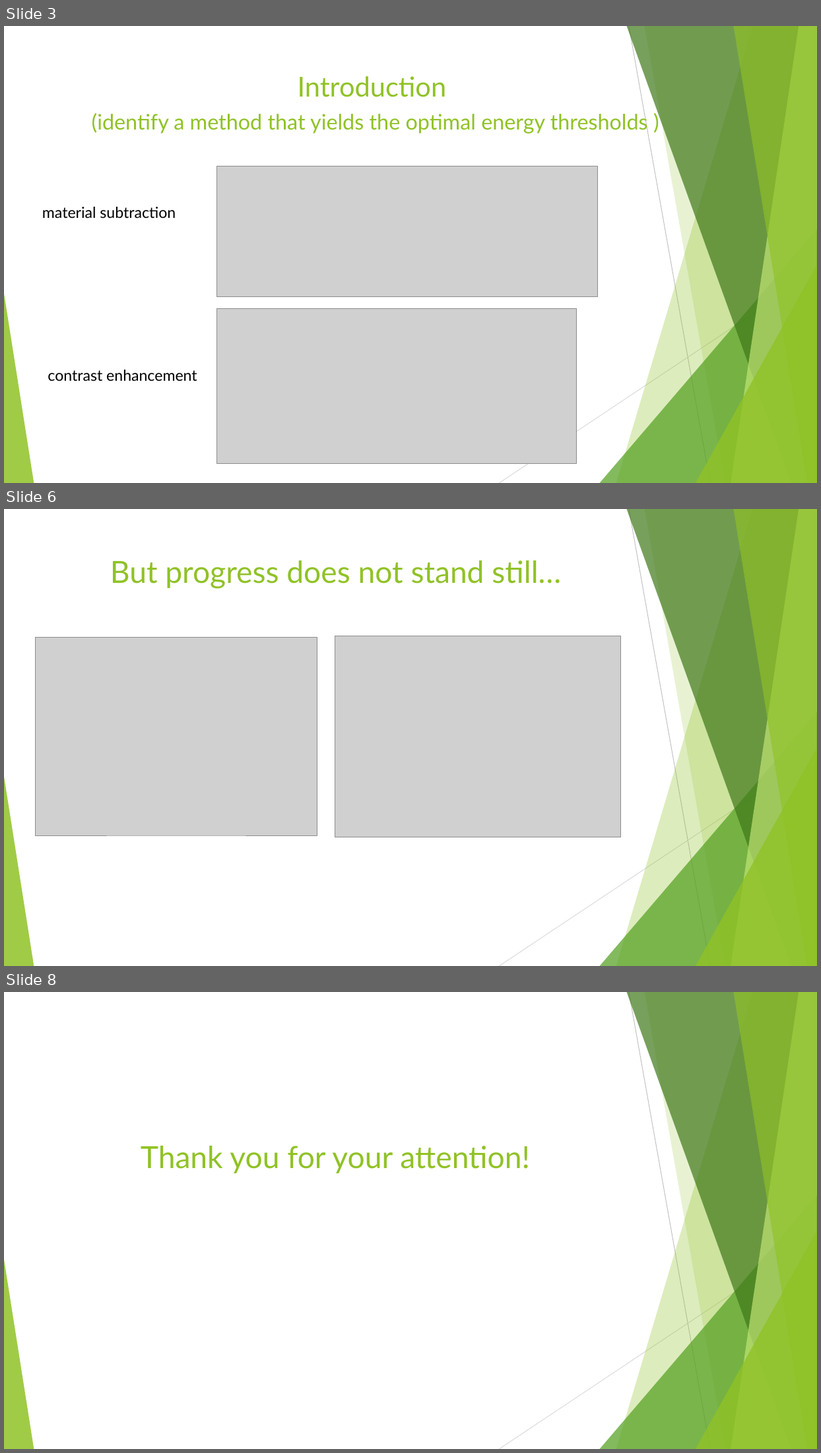
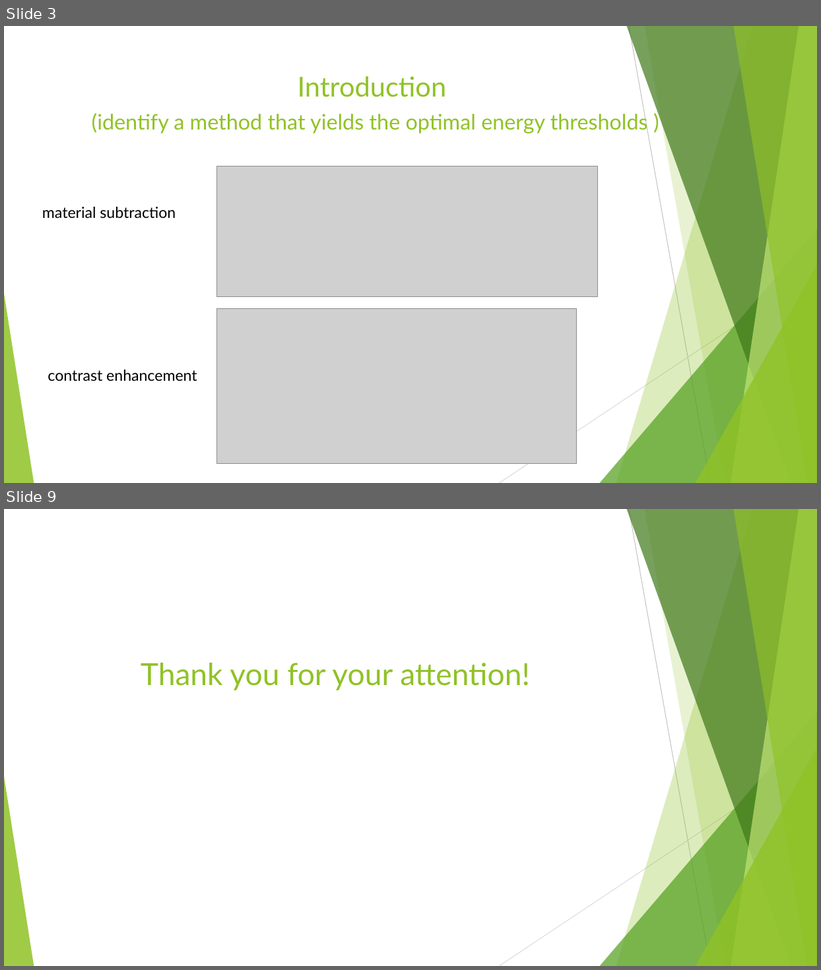
Before and after one commit to Vlad-ole/Presentations, a slide deck: Referencing/Referencing.pptx. Shown one above the other, each under a label of ours: slides 3, 6 and 8 before the commit, slides 3 and 9 after it; the slides between them are not shown. The pictures are 821x1453 and 821x970 pixels, drawn with LibreOffice and Linux fonts; fonts in the diff are those of the drawing; grey boxes stand for pictures. Boxes give left, top, right and bottom in pixels: in the first picture for what was removed or moved away, otherwise in the second. Text is boxed around its words. In the diff, an @@ line names an element or a change of style, - is before the commit and + after.

```diff
--- a/Referencing/Referencing.pptx
+++ b/Referencing/Referencing.pptx
@@ slide 6 removed at [4,509,817,966], background #FFFFFF; not listed: 10 template elements that a slide beside it also shows @@
@@ title removed at [110,560,561,589] @@
-But progress does not stand still…
@@ picture removed at [35,638,317,836] @@
@@ picture removed at [335,636,621,837] @@
@@ what was slide 8 is now slide 9 @@
```
Also in this commit, not shown: 2 slides changed, 5 slides added, 3 other slides removed, 16 other files.
